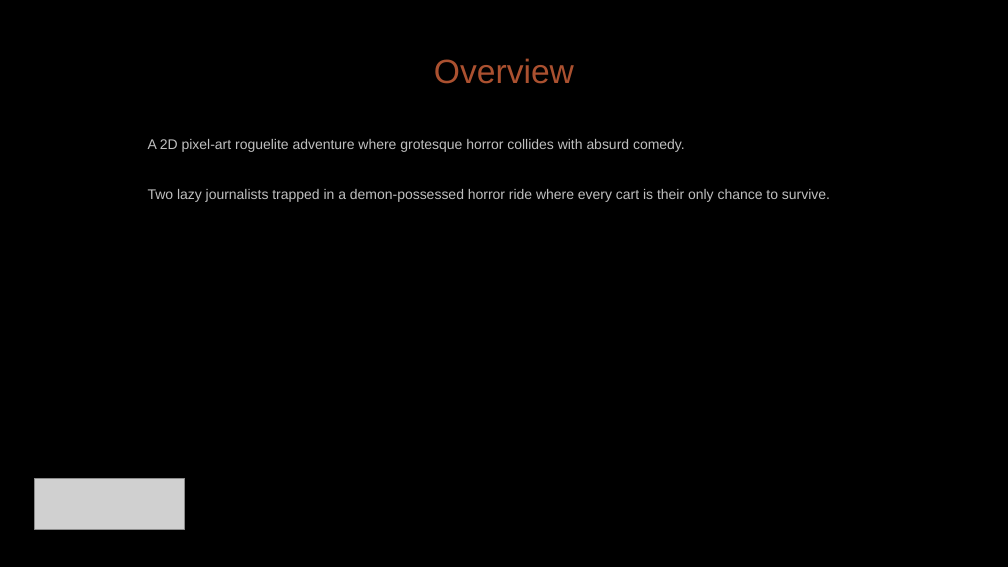
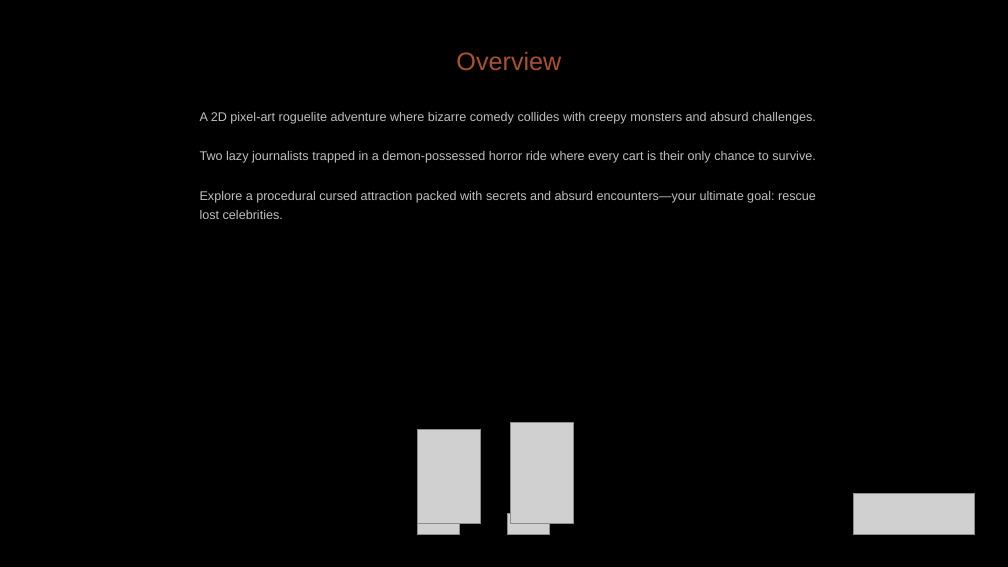
Before and after one commit to diegohcanepa/Remizione, a slide deck: slide 2 of Pitch Deck.pptx. Drawn at 1008x567 pixels with LibreOffice and Linux fonts; fonts in the diff are those of the drawing; grey boxes stand for pictures; background and template pictures are left out. Boxes give left, top, right and bottom in pixels: in the first picture for what was removed or moved away, otherwise in the second. Text is boxed around its words. In the diff, an @@ line names an element or a change of style, - is before the commit and + after.

```diff
--- a/Pitch Deck.pptx
+++ b/Pitch Deck.pptx
@@ title "Overview": place and size @@
-title "Overview" at box(434, 58, 574, 84)
+title "Overview" at box(456, 51, 561, 70)
@@ title "Overview" at box(456, 51, 561, 70): size 24 to 18 pt @@
@@ subtitle "A 2D pixel-art roguelite adventure ...": place and size @@
-subtitle "A 2D pixel-art roguelite adventure ..." at box(148, 139, 830, 202)
+subtitle "A 2D pixel-art roguelite adventure ..." at box(200, 112, 816, 219)
@@ subtitle at box(200, 112, 816, 124): text changed; size 10 to 9 pt @@
-A 2D pixel-art roguelite adventure where grotesque horror collides with absurd comedy.
+A 2D pixel-art roguelite adventure where bizarre comedy collides with creepy monsters and absurd challenges.
@@ subtitle at box(200, 151, 815, 163): size 10 to 9 pt in "Two lazy journalists trapped in a demon-possessed ..."; line spacing 1.5 to 14pt @@
@@ subtitle at box(200, 191, 816, 219): paragraph added @@
+Explore a procedural cursed attraction packed with secrets and absurd encounters—your ultimate goal: rescue lost celebrities.
@@ picture added at box(418, 429, 481, 524) @@
@@ picture added at box(510, 423, 573, 524) @@
@@ picture: place and size @@
-picture at box(34, 479, 184, 529)
+picture at box(854, 493, 975, 534)
@@ picture added at box(417, 513, 460, 534) @@
@@ picture added at box(507, 513, 549, 534) @@
```
Also in this commit, not shown: 8 other slides changed, 1 slide added, 1 slide removed, 2 other files.
